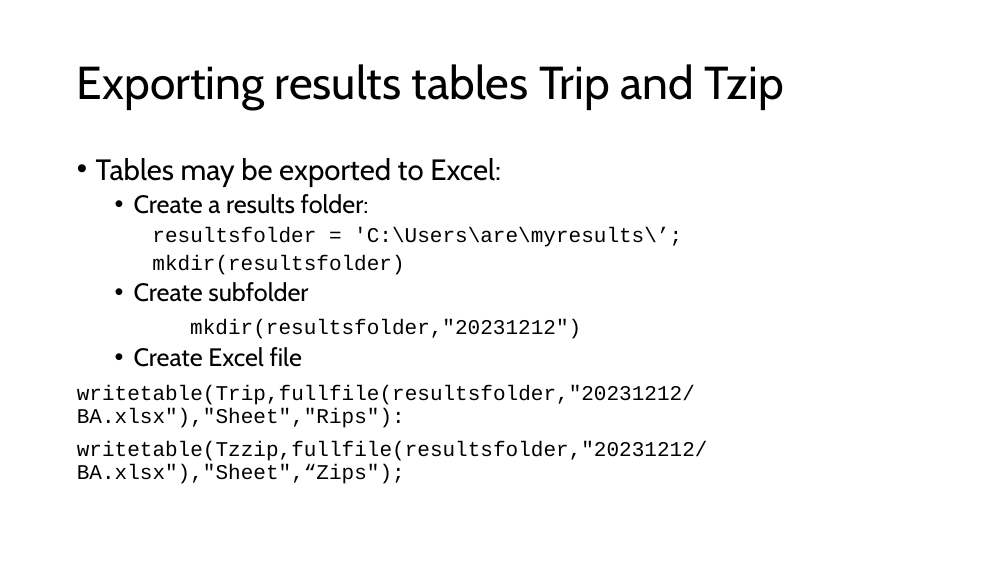
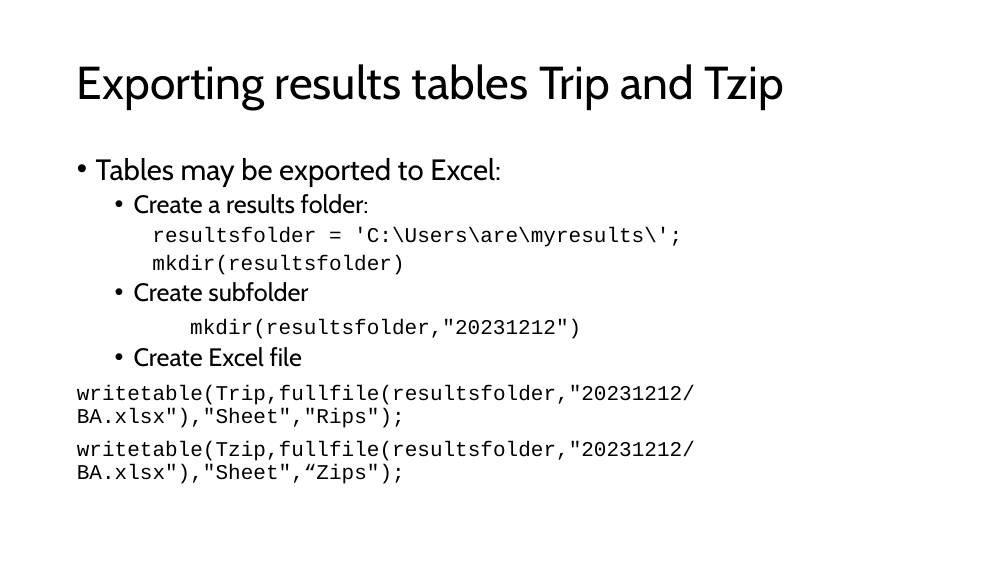
Before and after one commit to are-mj/OpticalTweezers, a slide deck: slide 27 of Summer school 2024/Analysis of protein stretching experiments.pptx. Drawn at 1008x567 pixels with LibreOffice and Linux fonts; fonts in the diff are those of the drawing. Boxes give left, top, right and bottom in pixels: in the first picture for what was removed or moved away, otherwise in the second. Text is boxed around its words. In the diff, an @@ line names an element or a change of style, - is before the commit and + after.

```diff
--- a/Summer school 2024/Analysis of protein stretching experiments.pptx
+++ b/Summer school 2024/Analysis of protein stretching experiments.pptx
@@ text at [77,385,695,484]: text changed @@
-writetable(Trip,fullfile(resultsfolder,"20231212/BA.xlsx"),"Sheet","Rips"):
-writetable(Tzzip,fullfile(resultsfolder,"20231212/BA.xlsx"),"Sheet",“Zips");
+writetable(Trip,fullfile(resultsfolder,"20231212/BA.xlsx"),"Sheet","Rips");
+writetable(Tzip,fullfile(resultsfolder,"20231212/BA.xlsx"),"Sheet",“Zips");
```
Also in this commit, not shown: 2 other slides changed, 1 other file.
